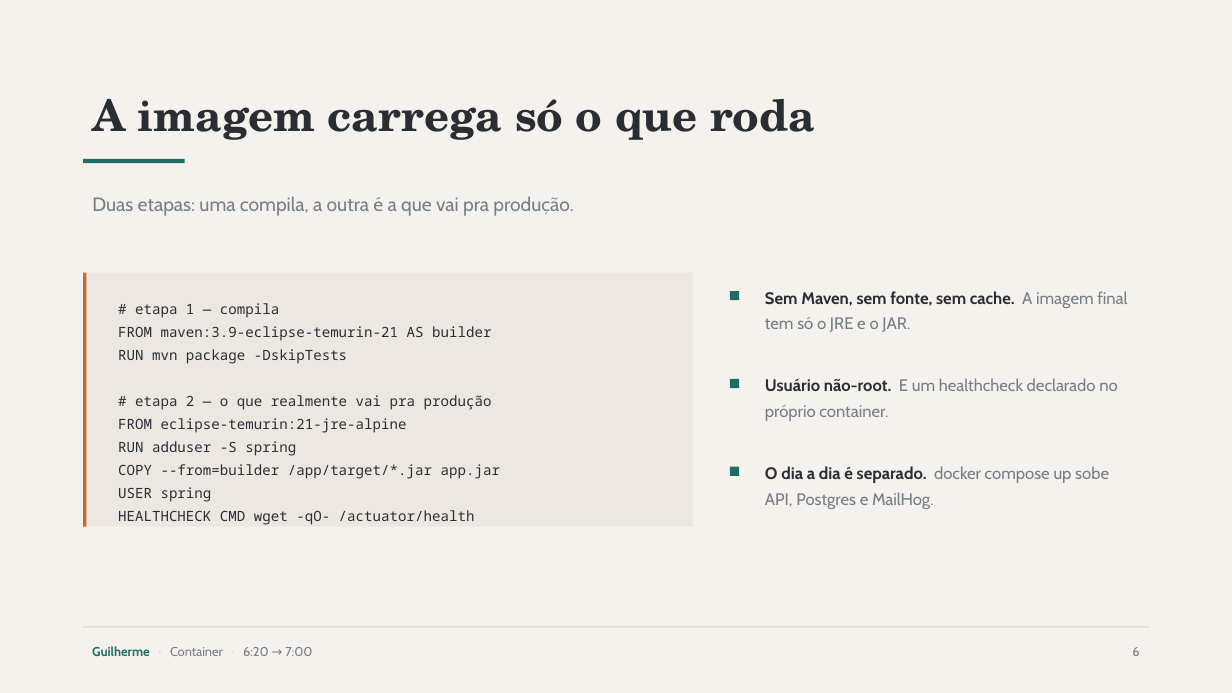
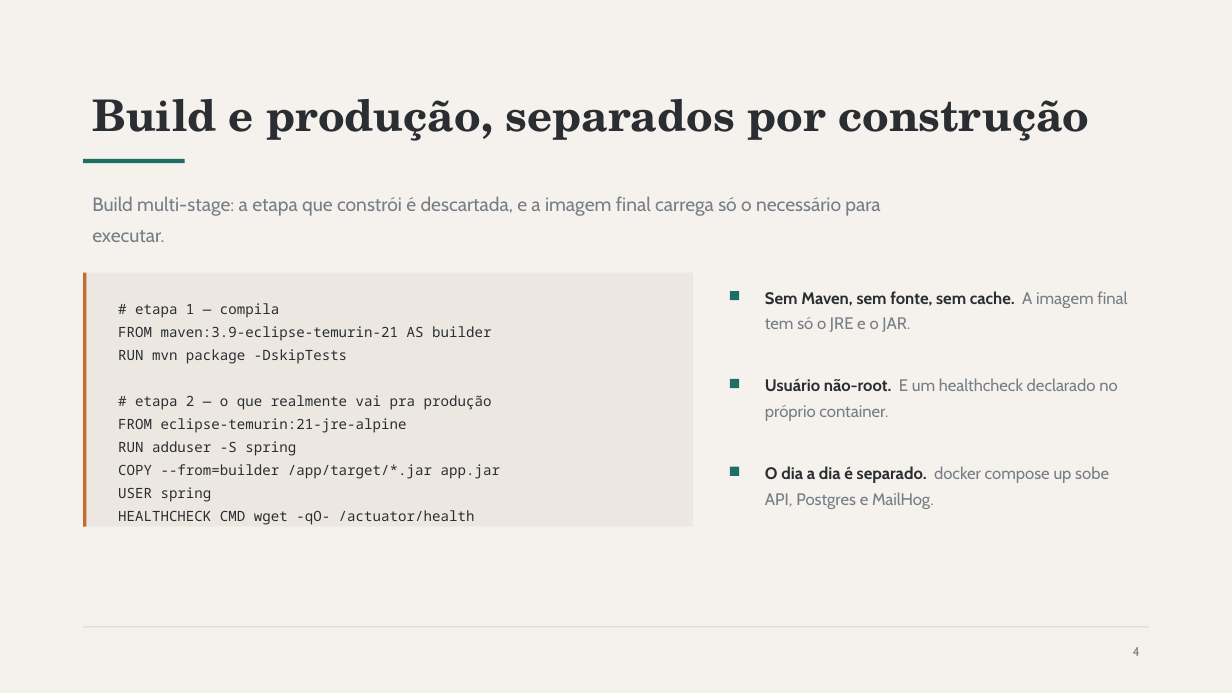
Before and after one commit to Guilherme-Fumagali/tech-challenge-1, a slide deck: slide 4 of docs/apresentacao/Tech-Challenge-Fase2.pptx (slide 6 before the commit). Drawn at 1232x693 pixels with LibreOffice and Linux fonts; fonts in the diff are those of the drawing. Boxes give left, top, right and bottom in pixels: in the first picture for what was removed or moved away, otherwise in the second. Text is boxed around its words. In the diff, an @@ line names an element or a change of style, - is before the commit and + after.

```diff
--- a/docs/apresentacao/Tech-Challenge-Fase2.pptx
+++ b/docs/apresentacao/Tech-Challenge-Fase2.pptx
@@ text at [92,99,1089,141]: text changed @@
-A imagem carrega só o que roda
+Build e produção, separados por construção
@@ text at [92,196,880,242]: text changed @@
-Duas etapas: uma compila, a outra é a que vai pra produção.
+Build multi-stage: a etapa que constrói é descartada, e a imagem final carrega só o necessário para executar.
@@ text removed at [92,646,312,656] @@
-Guilherme · Container · 6:20 → 7:00
@@ text at [1133,647,1140,656]: text changed @@
-6
+4
```
Also in this commit, not shown: 3 other slides changed, 6 slides added, 7 slides removed.
